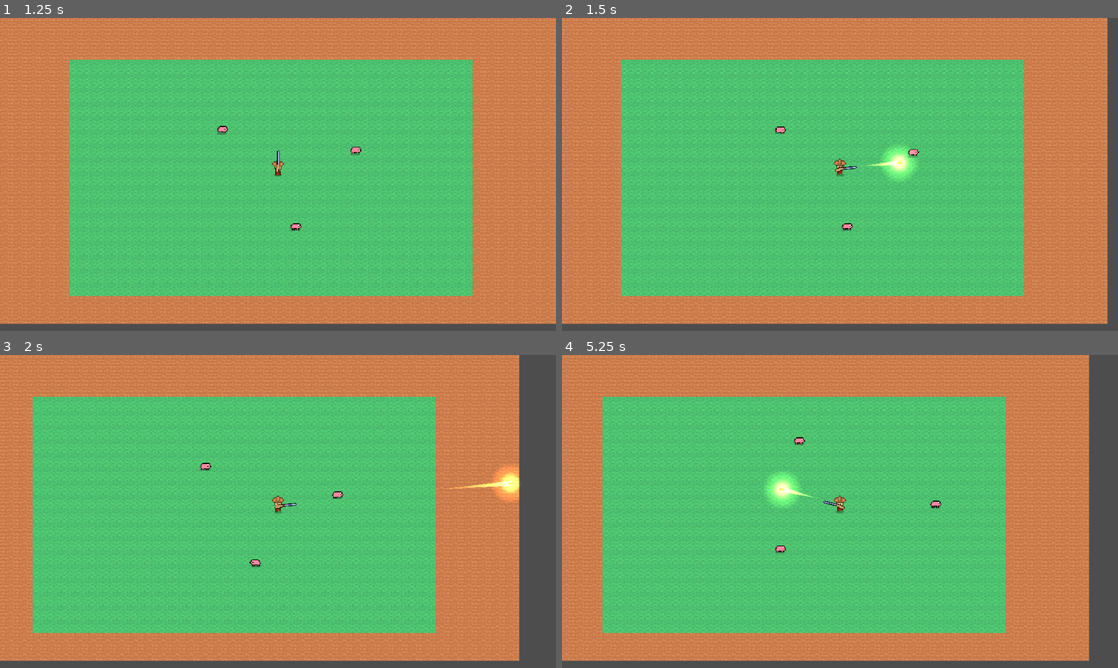
Above: before the commit, frames 1-4 (two rows, left to right).
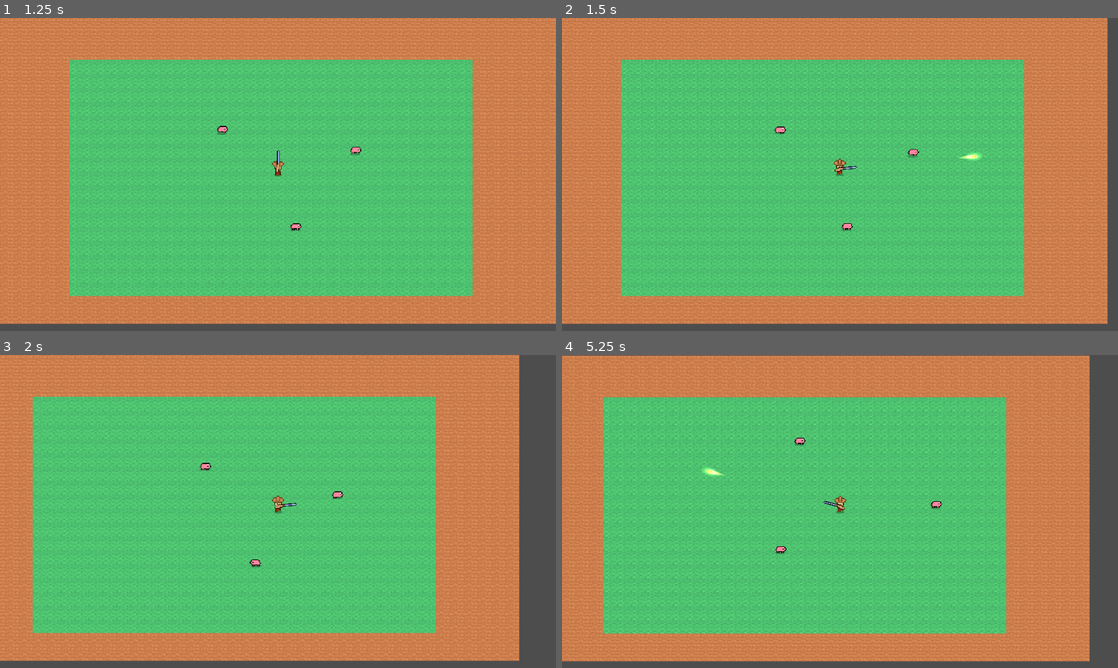
Above: after the commit, the same moments.

Repository: QuocKhangDA22TTD/game_projects
Game: Godot game, scene res://scenes/MainMenu.tscn
Same seed, same stepped clock (60 frames per second), same inputs: the game is played once before the commit and once after it.
Inputs (mouse positions are in pixels of both pictures, inside the frame that each line leads up to):
- Up to frame 1 (1.25 s): click "BẮT ĐẦU" at 0.5 s
- Up to frame 2 (1.5 s): move the mouse to (962, 158) at 1.27 s; hold D (move_right) from 1.28 s (still down); click (962, 158) at 1.35 s
- Up to frame 3 (2 s): keep holding D (move_right)
- Up to frame 4 (5.25 s): move the mouse to (728, 527) at 2.02 s; release D (move_right) at 2.03 s; hold S (move_down) 2.03-2.78 s; click (728, 527) at 2.1 s; move the mouse to (895, 442) at 2.77 s; hold D (move_right) 2.78-3.53 s; click (895, 442) at 2.85 s; move the mouse to (812, 574) at 3.52 s; hold W (move_up) 3.53-4.28 s; click (812, 574) at 3.6 s; move the mouse to (1006, 558) at 4.27 s; hold A (move_left) from 4.28 s (still down); click (1006, 558) at 4.35 s; move the mouse to (673, 464) at 5.02 s; click (673, 464) at 5.1 s

Frame 1 is identical in both runs. In frame 2, 0.6% of the frame differs, in the area x 11-82%, y 34-68%; in frame 3, 0.5%; in frame 4, 2.6%, in the area x 0-95%, y 0-98%.

Commit message:
Chỉnh lại hiệu ứng bóng mờ, glowing và tốc độ của viên đạn kèm theo chỉnh lại độ rung của màn hình khi bắn súng.

Diff:
--- a/unnamed-1/scenes/bullet.tscn
+++ b/unnamed-1/scenes/bullet.tscn
@@ -2,6 +2,27 @@
 
 [ext_resource type="Script" uid="uid://cgdfwtnom4v" path="res://scripts/bullet.gd" id="1_bullet"]
 [ext_resource type="Texture2D" uid="uid://byh2e3ylhpg70" path="res://assets/bullet.png" id="2_y25gk"]
+
+[sub_resource type="CanvasItemMaterial" id="CanvasItemMaterial_add"]
+blend_mode = 1
+
+[sub_resource type="Curve" id="Curve_trail"]
+_data = [Vector2(0, 0.1), 0.0, 0.0, 0, 0, Vector2(1, 1), 0.0, 0.0, 0, 0]
+point_count = 2
+
+[sub_resource type="Gradient" id="Gradient_trail"]
+colors = PackedColorArray(1, 0.6, 0.15, 0, 1, 0.85, 0.35, 0.9)
+
+[sub_resource type="Gradient" id="Gradient_glow"]
+colors = PackedColorArray(1, 1, 1, 1, 1, 1, 1, 0)
+
+[sub_resource type="GradientTexture2D" id="GradientTexture2D_glow"]
+gradient = SubResource("Gradient_glow")
+width = 16
+height = 8
+fill = 1
+fill_from = Vector2(0.5, 0.5)
+fill_to = Vector2(1, 0.5)
 
 [sub_resource type="AtlasTexture" id="AtlasTexture_y25gk"]
 atlas = ExtResource("2_y25gk")
@@ -10,54 +31,31 @@
 [sub_resource type="RectangleShape2D" id="RectangleShape2D_bullet"]
 size = Vector2(6, 3)
 
-[sub_resource type="CanvasItemMaterial" id="CanvasItemMaterial_add"]
-blend_mode = 1
-
-[sub_resource type="Gradient" id="Gradient_glow"]
-offsets = PackedFloat32Array(0, 1)
-colors = PackedColorArray(1, 1, 1, 1, 1, 1, 1, 0)
-
-[sub_resource type="GradientTexture2D" id="GradientTexture2D_glow"]
-gradient = SubResource("Gradient_glow")
-width = 32
-height = 32
-fill = 1
-fill_from = Vector2(0.5, 0.5)
-fill_to = Vector2(1, 0.5)
-
-[sub_resource type="Gradient" id="Gradient_trail"]
-offsets = PackedFloat32Array(0, 1)
-colors = PackedColorArray(1, 0.6, 0.15, 0, 1, 0.85, 0.35, 0.9)
-
-[sub_resource type="Curve" id="Curve_trail"]
-_data = [Vector2(0, 0.1), 0.0, 0.0, 0, 0, Vector2(1, 1), 0.0, 0.0, 0, 0]
-point_count = 2
-
 [node name="Bullet" type="Area2D" unique_id=997869165]
 collision_layer = 0
 collision_mask = 2
 script = ExtResource("1_bullet")
 
-[node name="Trail" type="Line2D" parent="."]
+[node name="Trail" type="Line2D" parent="." unique_id=1287976223]
 top_level = true
+material = SubResource("CanvasItemMaterial_add")
 width = 5.0
 width_curve = SubResource("Curve_trail")
 gradient = SubResource("Gradient_trail")
 joint_mode = 2
 begin_cap_mode = 2
 end_cap_mode = 2
+
+[node name="Glow" type="Sprite2D" parent="." unique_id=1956172023]
+modulate = Color(1, 0.75, 0.3, 0.85)
 material = SubResource("CanvasItemMaterial_add")
-
-[node name="Glow" type="Sprite2D" parent="."]
-material = SubResource("CanvasItemMaterial_add")
-modulate = Color(1, 0.75, 0.3, 0.85)
 scale = Vector2(0.8, 0.8)
 texture = SubResource("GradientTexture2D_glow")
 
 [node name="Sprite2D" type="Sprite2D" parent="." unique_id=1363054327]
 texture = SubResource("AtlasTexture_y25gk")
 
-[node name="Light" type="PointLight2D" parent="."]
+[node name="Light" type="PointLight2D" parent="." unique_id=13912601]
 color = Color(1, 0.7, 0.3, 1)
 energy = 1.1
 texture = SubResource("GradientTexture2D_glow")
--- a/unnamed-1/scripts/bullet.gd
+++ b/unnamed-1/scripts/bullet.gd
@@ -1,9 +1,9 @@
 extends Area2D
 
-@export var speed: float = 460.0 # bay nhanh + có lực hơn (cũ: 260)
+@export var speed: float = 1200.0 # bay nhanh + có lực hơn (cũ: 260)
 @export var lifetime: float = 2.0
 @export var damage: int = 1
-@export var trail_length: int = 12 # số điểm tối đa của vệt bóng mờ
+@export var trail_length: int = 2 # số điểm tối đa của vệt bóng mờ
 
 var direction: Vector2 = Vector2.RIGHT
 
--- a/unnamed-1/scripts/player.gd
+++ b/unnamed-1/scripts/player.gd
@@ -4,7 +4,7 @@
 @export var fire_rate: float = 0.2
 @export var bullet_scene: PackedScene
 @export var recoil_distance: float = 12.0 # súng giật lùi bao nhiêu px mỗi phát
-@export var shake_strength: float = 0.75 # độ rung màn hình khi bắn
+@export var shake_strength: float = 1.5 # độ rung màn hình khi bắn
 
 @onready var body: AnimatedSprite2D = $Body
 @onready var gun_pivot: Node2D = $GunPivot
